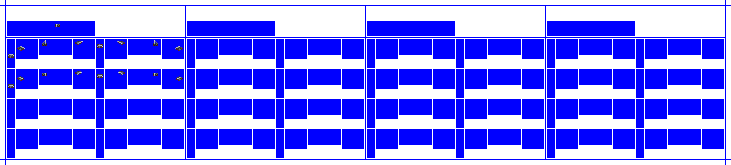
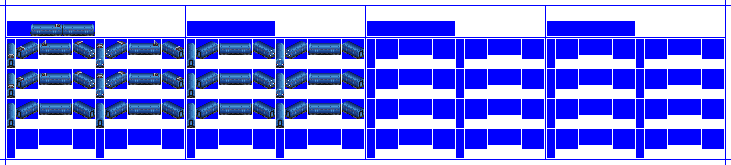
Layer changes from the first 731 x 165 image to the second:
showed "CC1" over (7, 24, 364, 128)
